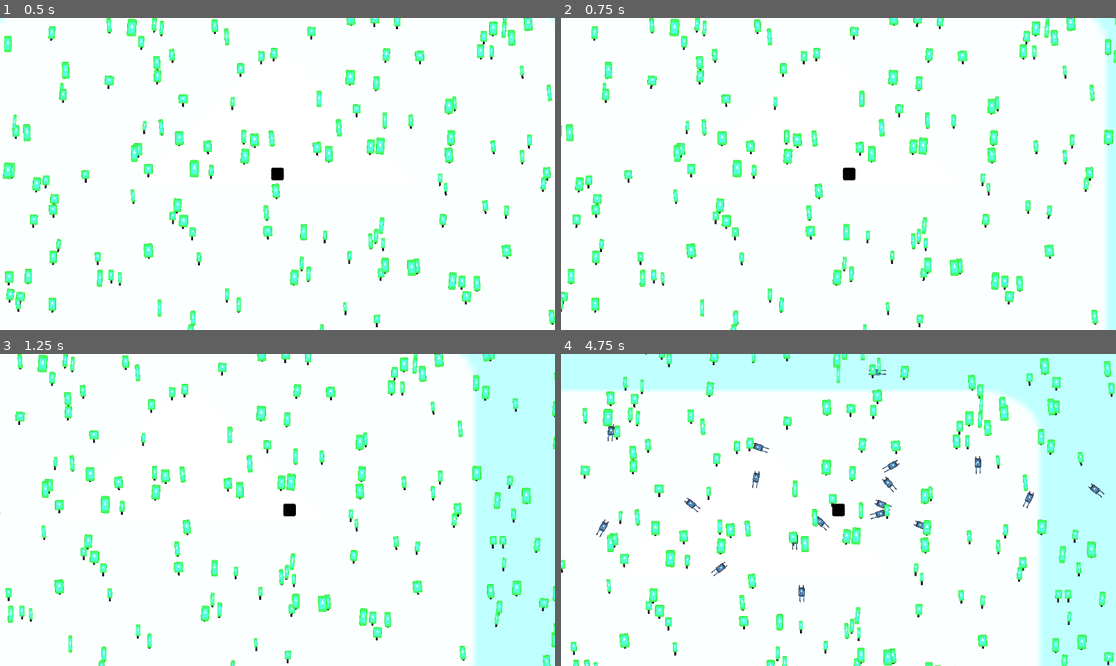
Above: before the commit, frames 1-4 (two rows, left to right).
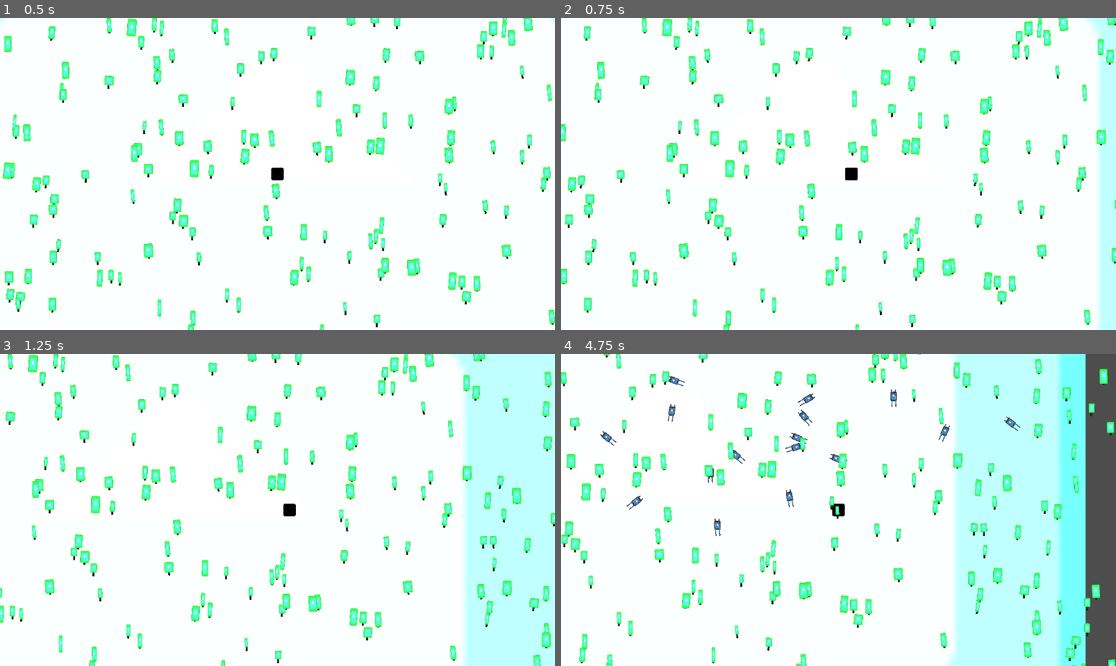
Above: after the commit, the same moments.

Repository: Beandream/GMTK23
Game: Godot game, scene res://main.tscn
The game is run twice, just before and just after one commit, with the same random seed, the same clock (stepped at 60 frames per second) and the same inputs. The engine's default icon, where the game draws it, is replaced by a stand-in: a white triangle on a blue panel in a dark square.
Inputs:
- Up to frame 1 (0.5 s): no input
- Up to frame 2 (0.75 s): tap Enter at 0.5 s; hold D (right) from 0.53 s (still down); tap Space (attack) at 0.6 s
- Up to frame 3 (1.25 s): keep holding D (right)
- Up to frame 4 (4.75 s): release D (right) at 1.28 s; hold S (down) 1.28-2.03 s; tap Space (attack) every 0.75 s from 1.35 to 4.35 s; hold D (right) 2.03-2.78 s; hold W (up) 2.78-3.53 s; hold A (left) from 3.53 s (still down)

Frame 1 is identical in both runs. In frame 2, 13% of the frame differs, in the area x 0-100%, y 0-100%; in frame 3, 14%; in frame 4, 42%.

Commit message:
add attack animation

Diff:
--- /dev/null
+++ b/entities/yeti/CameraEffects.gd
@@ -0,0 +1,22 @@
+extends Camera2D
+
+var time = 0
+var time_duration = 0
+
+var intensity = 0
+
+func screen_shake(_intesity = 1, duration = 1):
+	intensity = _intesity
+	time_duration = duration
+	time = 0
+
+func _process(delta):
+	if time_duration == 0: return
+
+	time += delta
+	if time > time_duration:
+		time_duration = 0
+	else:
+		position = Vector2(randf_range(-intensity, intensity), randf_range(-intensity, intensity))
+
+	position = lerp(position, Vector2(0, 0), 0.1)
--- a/entities/yeti/yeti.gd
+++ b/entities/yeti/yeti.gd
@@ -2,6 +2,7 @@
 
 
 const SPEED = 300.0
+
 
 func _physics_process(delta):
 	var direction = Input.get_vector("left", "right", "up", "down")
@@ -12,10 +13,16 @@
 
 	if Input.is_action_just_pressed("attack"):
 		do_attack()
+	$Sprite2D.scale = lerp($Sprite2D.scale, Vector2(1, 1), 0.3)
 
 	move_and_slide()
 
 func do_attack():
+	$Sprite2D.scale = Vector2(1.4, 1.4)
+	velocity *= 5
 	for body in $AttackRadius.get_overlapping_bodies():
 		if body.is_in_group("Skiers"):
 			body.reset()
+			$GPUParticles2D.restart()
+			$GPUParticles2D.emitting = true
+			$Camera2D.screen_shake(randf_range(50, 60), 0.2)
--- a/entities/yeti/yeti.tscn
+++ b/entities/yeti/yeti.tscn
@@ -1,13 +1,29 @@
-[gd_scene load_steps=5 format=3 uid="uid://bqiviitydcnws"]
+[gd_scene load_steps=7 format=3 uid="uid://bqiviitydcnws"]
 
 [ext_resource type="Texture2D" uid="uid://b0kl57dpjfg3m" path="res://icon.svg" id="1_11qvy"]
 [ext_resource type="Script" path="res://entities/yeti/yeti.gd" id="1_meati"]
+[ext_resource type="Script" path="res://entities/yeti/CameraEffects.gd" id="3_j2e73"]
 
 [sub_resource type="CircleShape2D" id="CircleShape2D_uidno"]
 radius = 65.6201
 
 [sub_resource type="CircleShape2D" id="CircleShape2D_xx5hj"]
 radius = 148.071
+
+[sub_resource type="ParticleProcessMaterial" id="ParticleProcessMaterial_usoyu"]
+particle_flag_disable_z = true
+spread = 180.0
+gravity = Vector3(0, 0, 0)
+initial_velocity_min = 800.0
+initial_velocity_max = 1000.0
+angular_velocity_min = 19.0
+angular_velocity_max = 19.0
+orbit_velocity_min = 0.0
+orbit_velocity_max = 0.0
+damping_min = 200.0
+damping_max = 400.0
+scale_min = 0.1
+scale_max = 0.1
 
 [node name="Yeti" type="CharacterBody2D"]
 scale = Vector2(0.2, 0.2)
@@ -23,8 +39,16 @@
 [node name="Camera2D" type="Camera2D" parent="."]
 position_smoothing_enabled = true
 position_smoothing_speed = 10.0
+script = ExtResource("3_j2e73")
 
 [node name="AttackRadius" type="Area2D" parent="."]
 
 [node name="CollisionShape2D" type="CollisionShape2D" parent="AttackRadius"]
 shape = SubResource("CircleShape2D_xx5hj")
+
+[node name="GPUParticles2D" type="GPUParticles2D" parent="."]
+emitting = false
+process_material = SubResource("ParticleProcessMaterial_usoyu")
+texture = ExtResource("1_11qvy")
+one_shot = true
+explosiveness = 1.0
